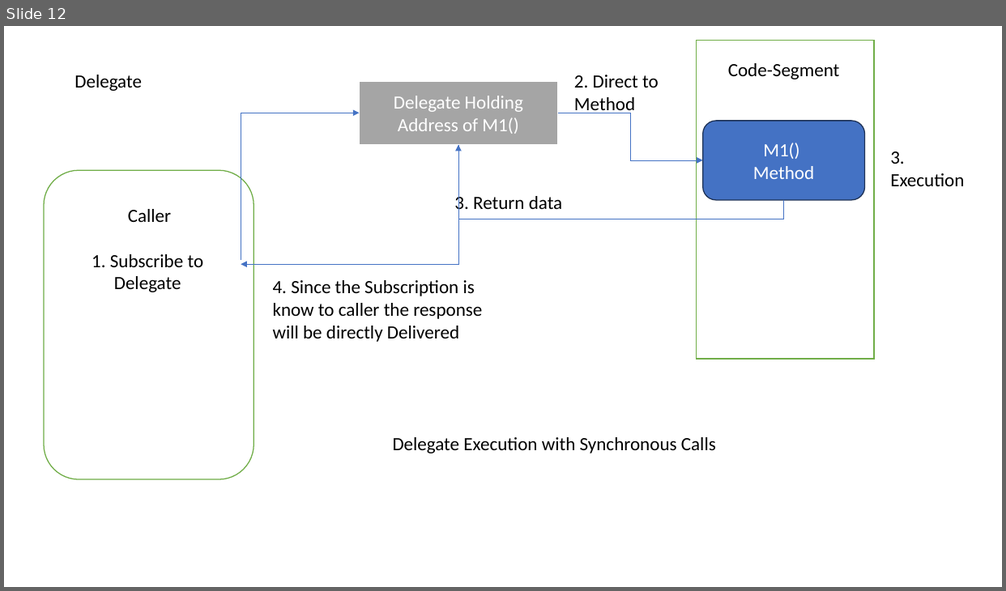
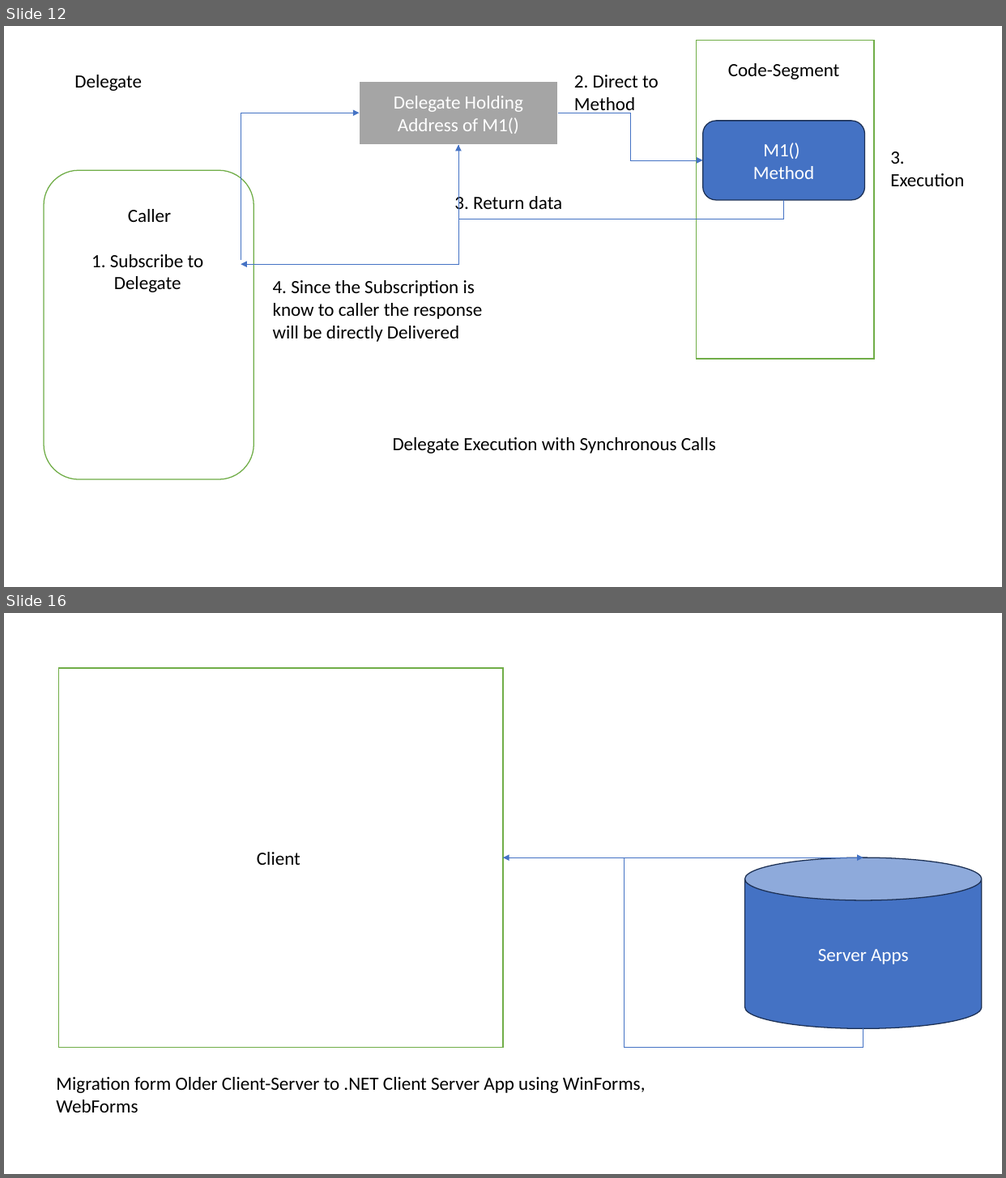
Before and after one commit to maheshsabnis/NetAppsNice, a slide deck: ppts.pptx. Shown one above the other, each under a label of ours: slide 12 before the commit, slides 12 and 16 after it; the slides between them are not shown. The pictures are 1006x591 and 1006x1178 pixels, drawn with LibreOffice and Linux fonts; fonts in the diff are those of the drawing. Boxes give left, top, right and bottom in pixels: in the first picture for what was removed or moved away, otherwise in the second. Text is boxed around its words. In the diff, an @@ line names an element or a change of style, - is before the commit and + after.

```diff
--- a/ppts.pptx
+++ b/ppts.pptx
@@ slide 16 added at box(4, 613, 1002, 1174), background #FFFFFF @@
@@ rectangle added at box(58, 667, 503, 1047), fill #FFFFFF, outline #70AD47 1 pt, 18 pt, text #000000 @@
+Client
@@ elbow arrow added from (503, 858) to (863, 858), #4472C4 0.5 pt @@
@@ elbow arrow added from (863, 1029) to (503, 858), #4472C4 0.5 pt @@
@@ cylinder added at box(745, 858, 982, 1029), fill #4472C4, outline #1E3256 1 pt, 18 pt, text #FFFFFF @@
+Server Apps
@@ text added at box(56, 1077, 646, 1113), 18 pt, text #000000 @@
+Migration form Older Client-Server to .NET Client Server App using WinForms, WebForms
```
Also in this commit, not shown: 5 other slides added, 10 other files.
